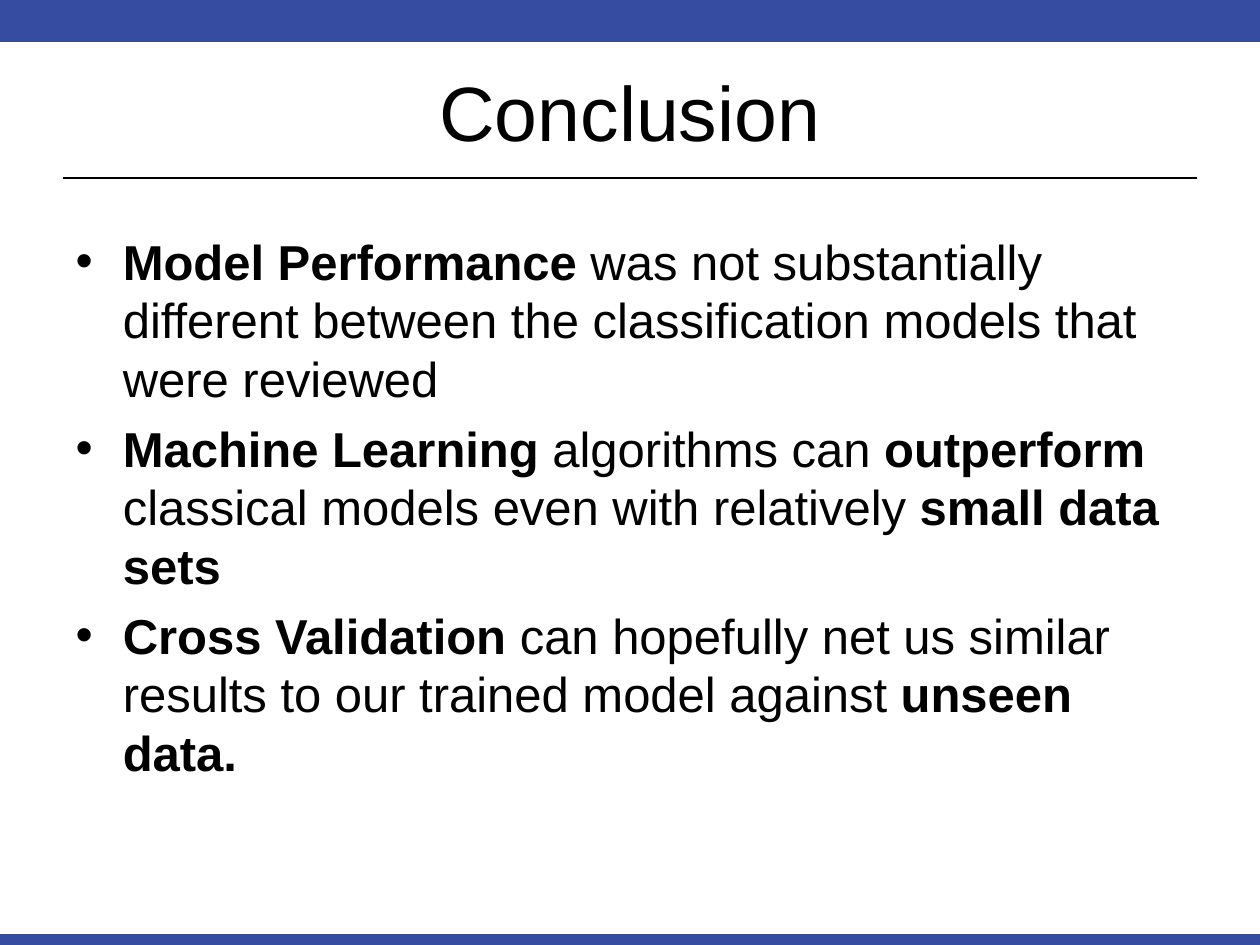
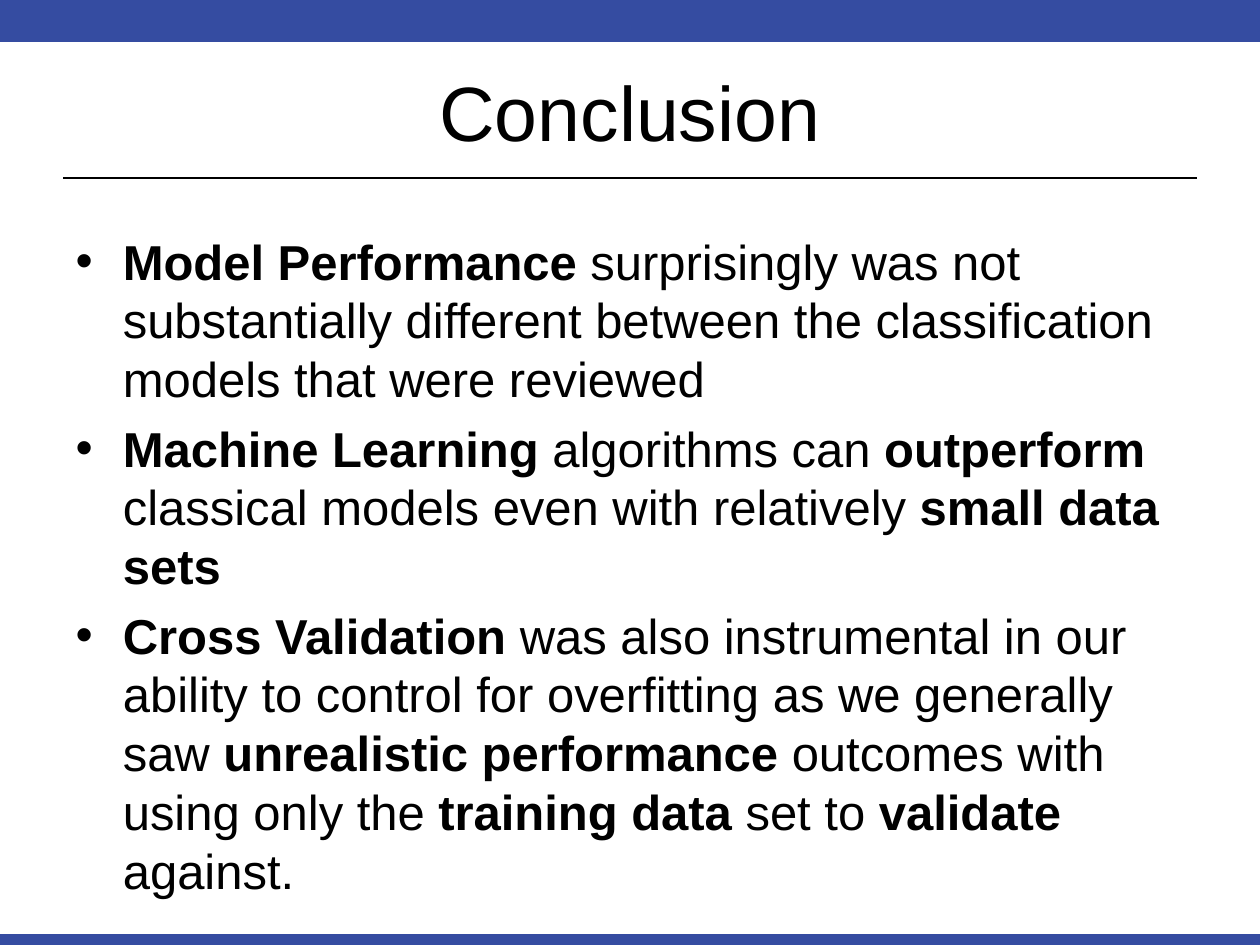
Before and after one commit to RobinsonCW/CaseStudy2DDS, a slide deck: slide 16 of presentations/DS6306_Proj2_Final_Presentation.pptx (slide 14 before the commit). Drawn at 1260x945 pixels with LibreOffice and Linux fonts; fonts in the diff are those of the drawing. Boxes give left, top, right and bottom in pixels: in the first picture for what was removed or moved away, otherwise in the second. Text is boxed around its words. In the diff, an @@ line names an element or a change of style, - is before the commit and + after.

Commit message:
update presentation with logistic model

```diff
--- a/presentations/DS6306_Proj2_Final_Presentation.pptx
+++ b/presentations/DS6306_Proj2_Final_Presentation.pptx
@@ text at (123,244,1153,398): text changed @@
-• Model Performance was not substantially different between the classification models that were reviewed
+• Model Performance surprisingly was not substantially different between the classification models that were reviewed
@@ text at (123,618,1127,899): text changed @@
-• Cross Validation can hopefully net us similar results to our trained model against unseen data.
+• Cross Validation was also instrumental in our ability to control for overfitting as we generally saw unrealistic performance outcomes with using only the training data set to validate against.
```
Also in this commit, not shown: 4 other slides changed, 2 slides added.
